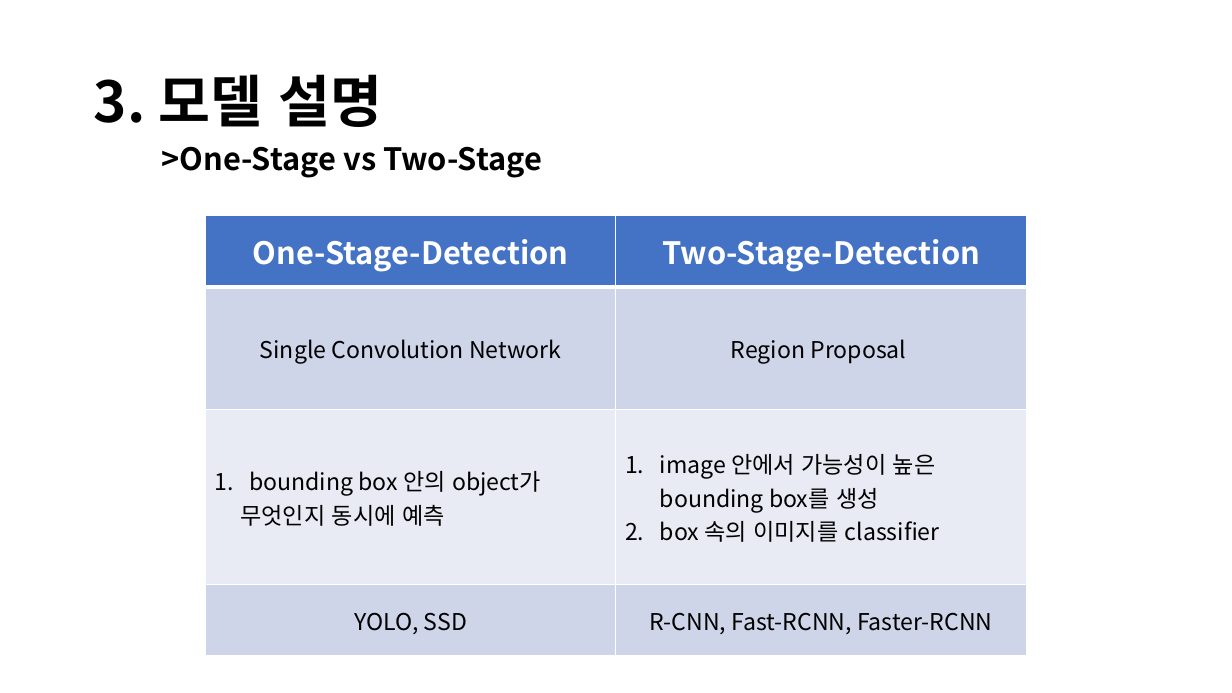
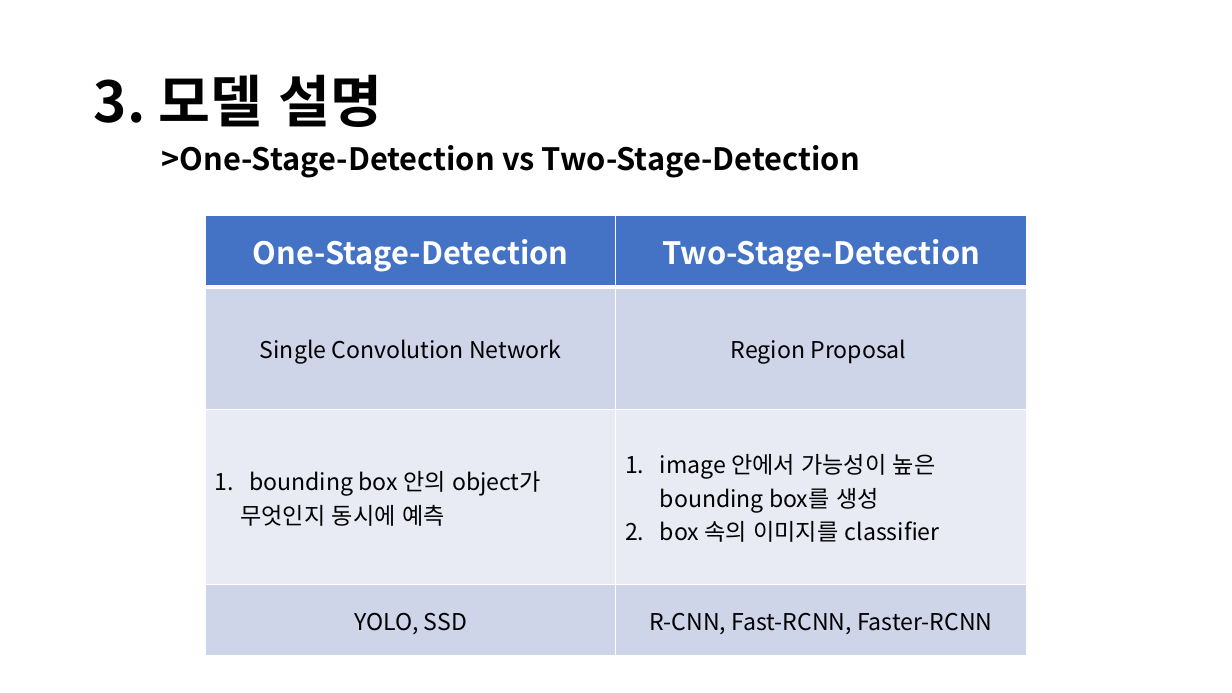
Before and after one commit to Team-Tetrapod/project, a slide deck: slide 7 of 2. 발표자료/PC조립 헬퍼 최종본.pptx. Drawn at 1232x693 pixels with LibreOffice and Linux fonts; fonts in the diff are those of the drawing. Boxes give left, top, right and bottom in pixels: in the first picture for what was removed or moved away, otherwise in the second. Text is boxed around its words. In the diff, an @@ line names an element or a change of style, - is before the commit and + after.

Commit message:
ppt 수정

```diff
--- a/2. 발표자료/PC조립 헬퍼 최종본.pptx
+++ b/2. 발표자료/PC조립 헬퍼 최종본.pptx
@@ text at (161, 145, 860, 178): text changed @@
->One-Stage vs Two-Stage
+>One-Stage-Detection vs Two-Stage-Detection
```
